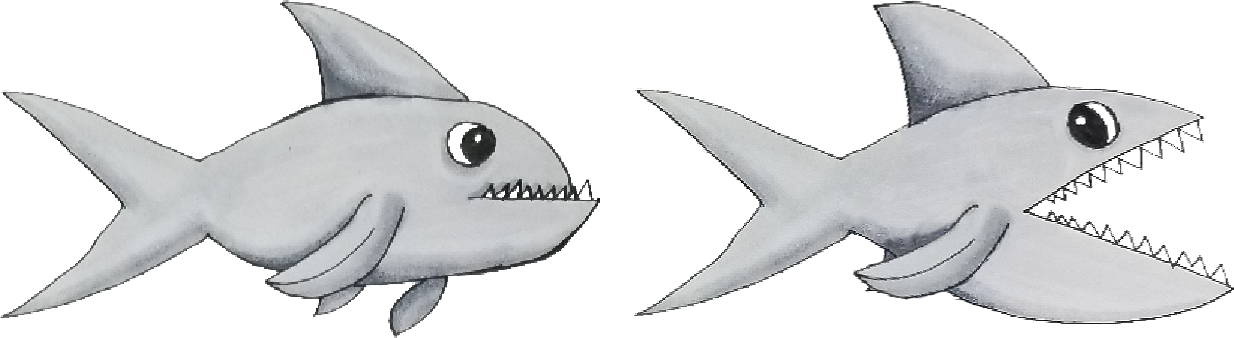
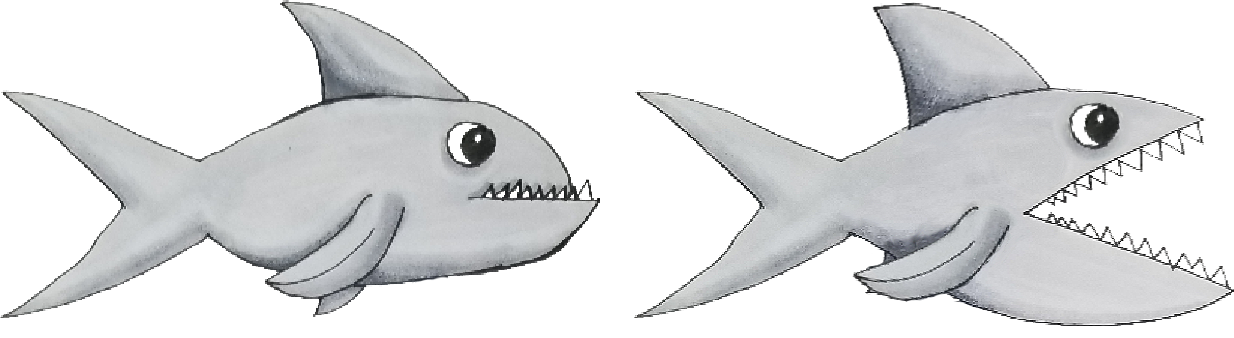
Layers edited between the first and the second w=1234, h=338 image:
renamed "Layer 1" to "Layer 2", painted on it over [634, 0, 1234, 326]
renamed "Layer 0" to "Layer 3", painted on it over [388, 276, 450, 338]
